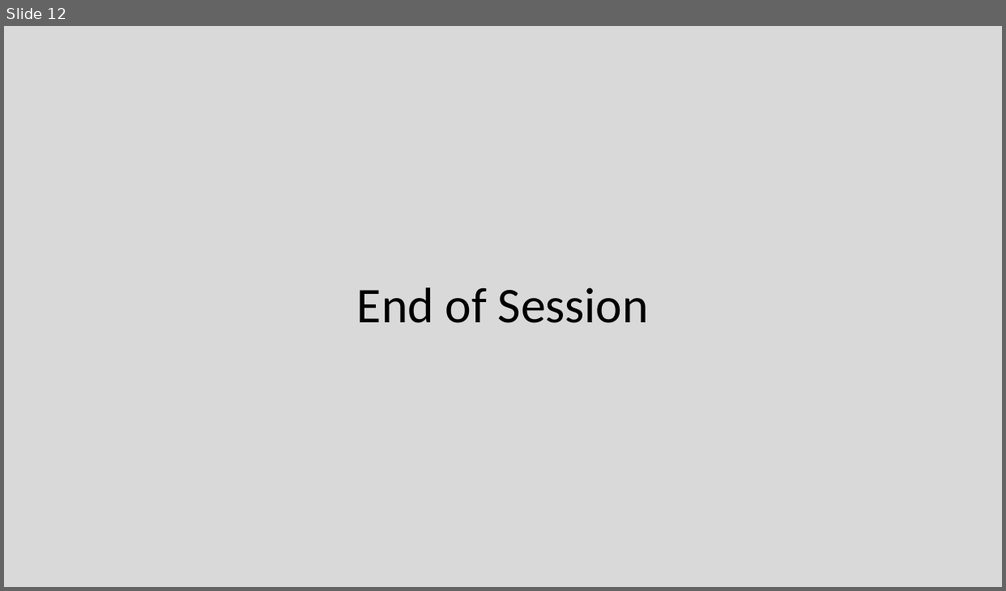
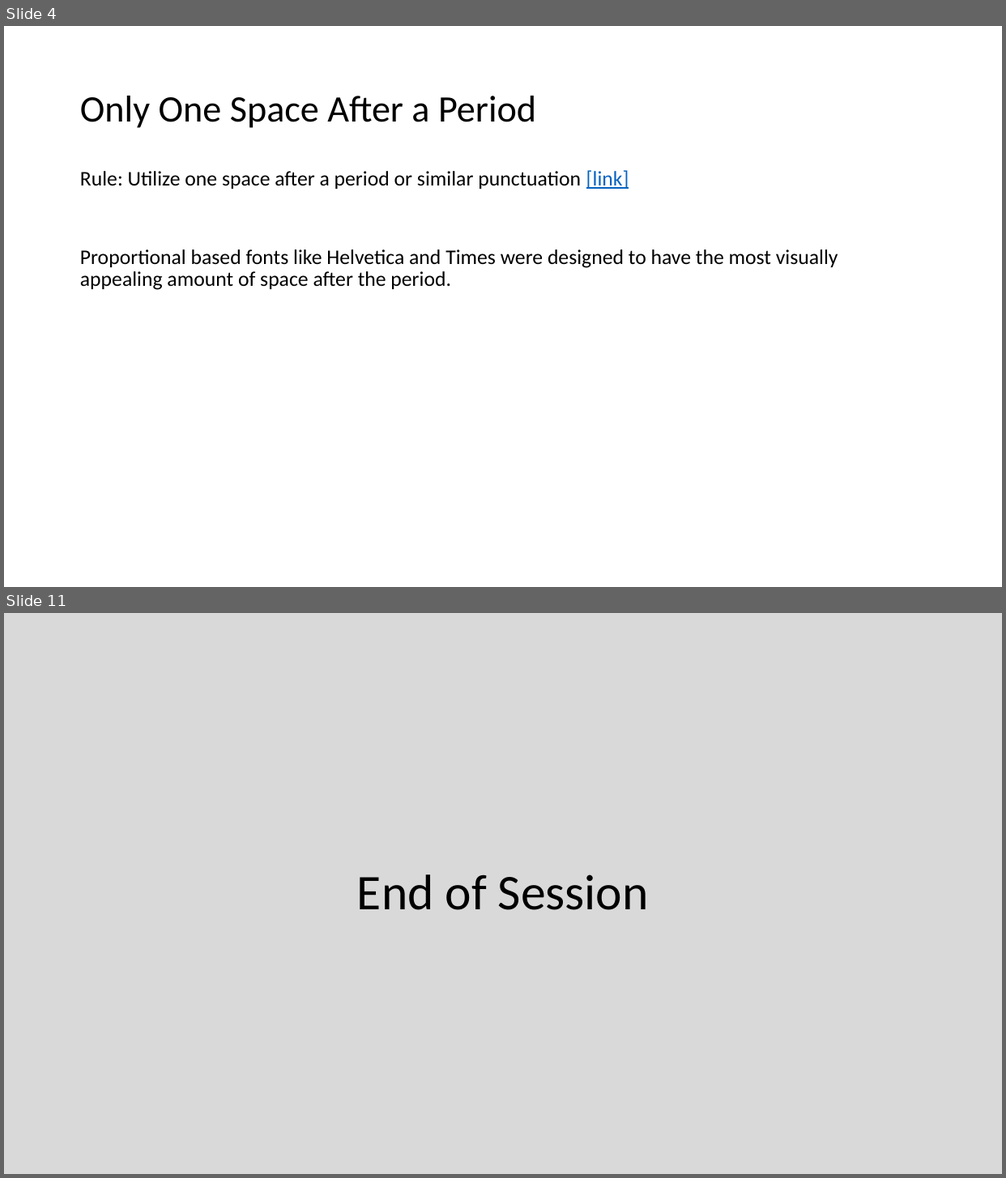
Before and after one commit to EricJPogue/CPSC-24500, a slide deck: lecture-slides/2019-09-06-oop.pptx. Shown one above the other, each under a label of ours: slide 12 before the commit, slides 4 and 11 after it; the slides between them are not shown. The pictures are 1006x591 and 1006x1178 pixels, drawn with LibreOffice and Linux fonts; fonts in the diff are those of the drawing. Boxes give left, top, right and bottom in pixels: in the first picture for what was removed or moved away, otherwise in the second. Text is boxed around its words. In the diff, an @@ line names an element or a change of style, - is before the commit and + after.

```diff
--- a/lecture-slides/2019-09-06-oop.pptx
+++ b/lecture-slides/2019-09-06-oop.pptx
@@ slide 4 added at (x1=4, y1=26, x2=1002, y2=587), background #FFFFFF @@
@@ title added at (x1=80, y1=96, x2=536, y2=128), 36 pt, text #000000 @@
+Only One Space After a Period
@@ text added at (x1=80, y1=170, x2=838, y2=290), 20 pt, text #000000 @@
+Rule: Utilize one space after a period or similar punctuation [link]
+Proportional based fonts like Helvetica and Times were designed to have the most visually appealing amount of space after the period.
@@ what was slide 12 is now slide 11 @@
```
Also in this commit, not shown: 4 slides changed, 5 other slides added, 10 slides removed, 1 other file.
